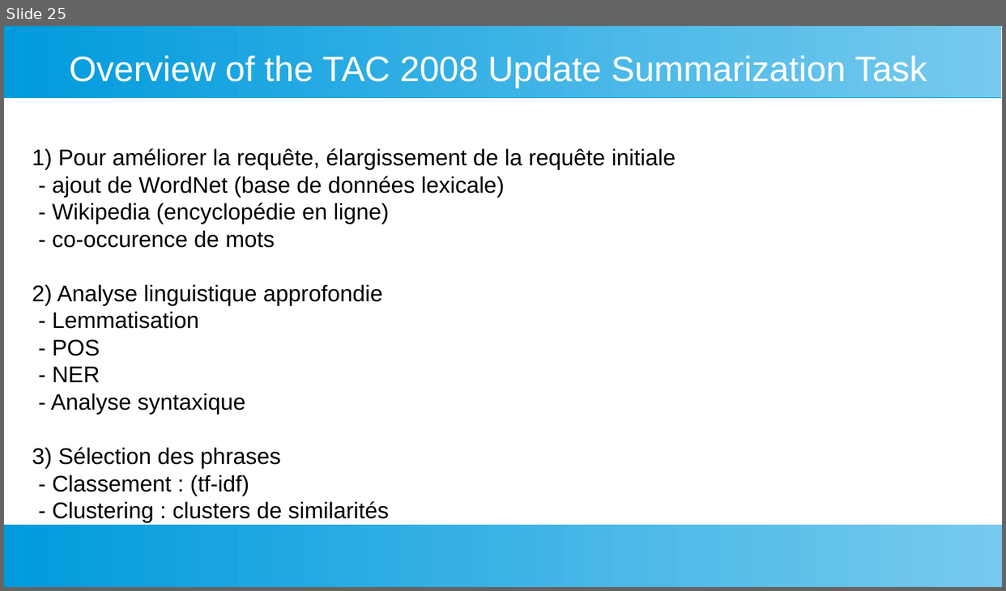
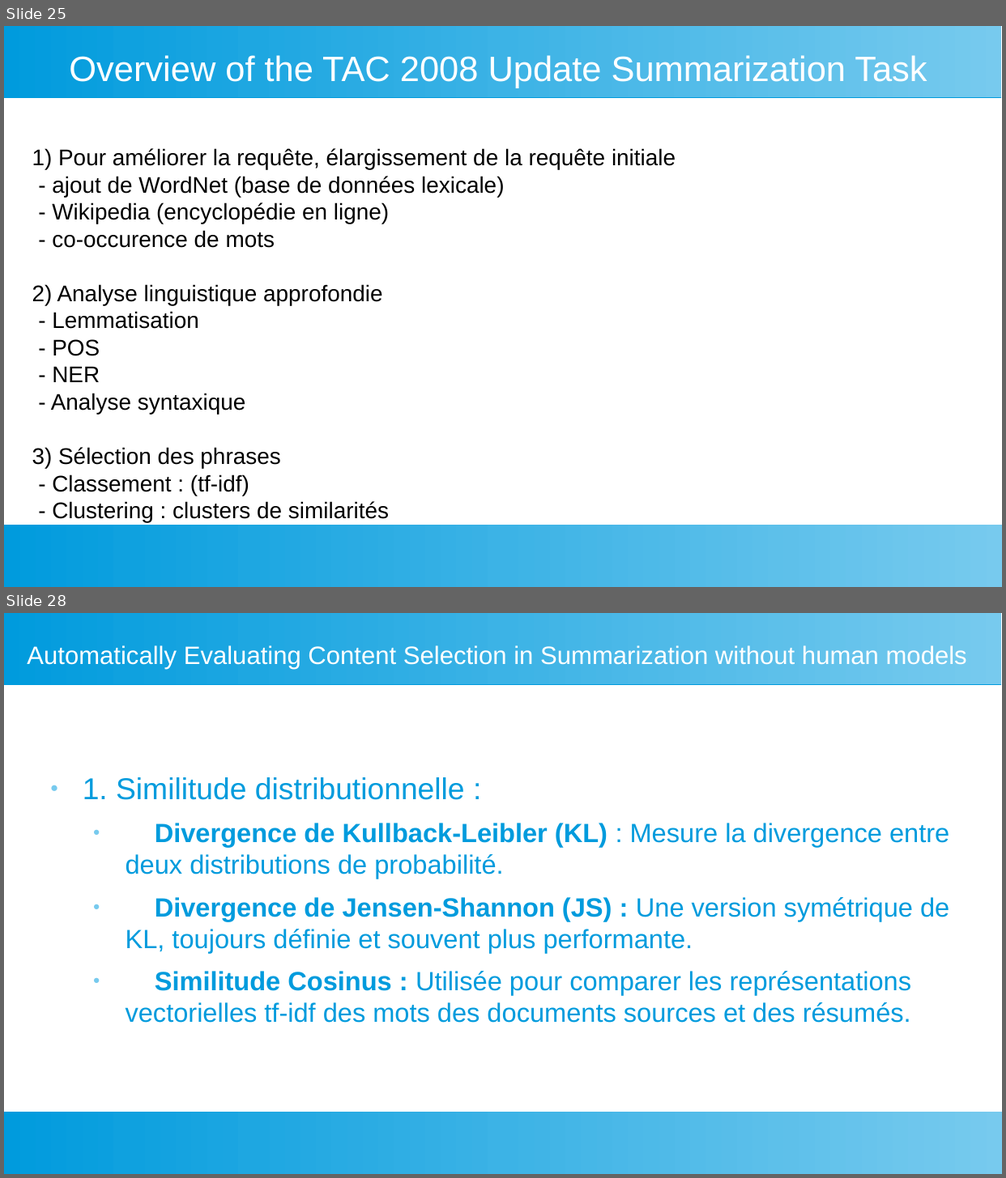
Before and after one commit to fannybachey/stage_2024, a slide deck: presentation/presentation_2.odp. Shown one above the other, each under a label of ours: slide 25 before the commit, slides 25 and 28 after it; the slides between them are not shown. The pictures are 1006x591 and 1006x1178 pixels, drawn with LibreOffice and Linux fonts; fonts in the diff are those of the drawing. Boxes give left, top, right and bottom in pixels: in the first picture for what was removed or moved away, otherwise in the second. Text is boxed around its words. In the diff, an @@ line names an element or a change of style, - is before the commit and + after.

```diff
--- a/presentation/presentation_2.odp
+++ b/presentation/presentation_2.odp
@@ slide 28 added at <box>4,613,1002,1174</box>, background #FFFFFF; not listed: 2 template elements that a slide beside it also shows @@
@@ title added at <box>27,645,967,670</box>, 20 pt, text #FFFFFF @@
+Automatically Evaluating Content Selection in Summarization without human models
@@ text added at <box>83,777,949,1023</box>, 21 pt, text #009BDD @@
+● 1. Similitude distributionnelle :
+  ● Divergence de Kullback-Leibler (KL) : Mesure la divergence entre deux distributions de probabilité.
+  ● Divergence de Jensen-Shannon (JS) : Une version symétrique de KL, toujours définie et souvent plus performante.
+  ● Similitude Cosinus : Utilisée pour comparer les représentations vectorielles tf-idf des mots des documents sources et des résumés.
```
Also in this commit, not shown: 6 slides changed, 6 other slides added.
